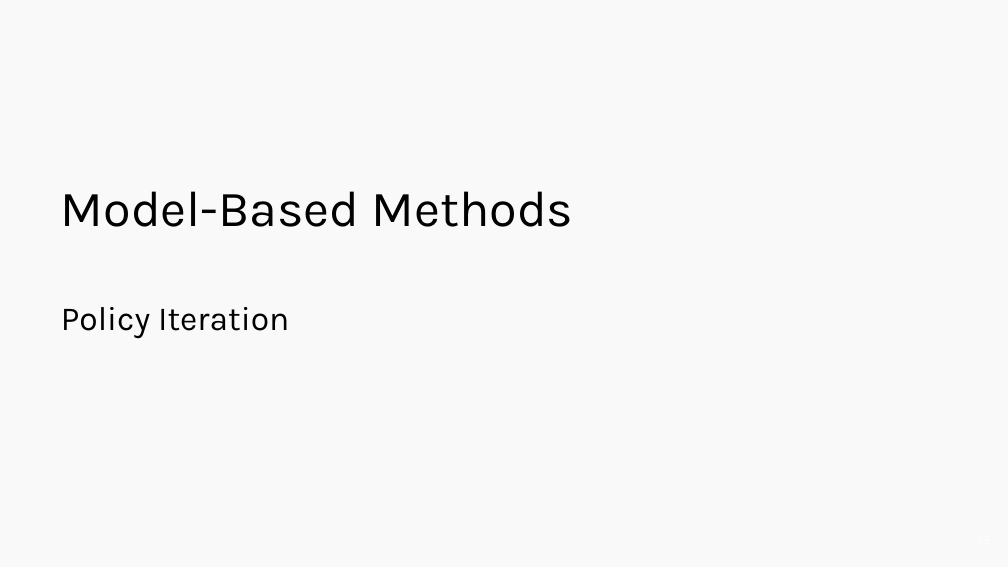
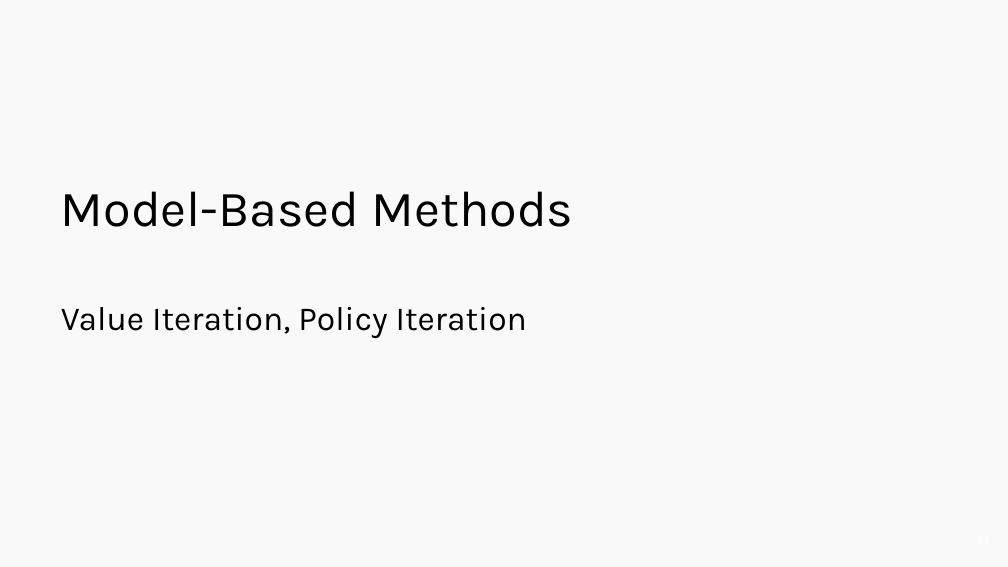
Before and after one commit to wfseaton/2020-CS109B, a slide deck: slide 51 of content/lectures/lecture20/presentation/cs109b_RL.pptx (slide 55 before the commit). Drawn at 1008x567 pixels with LibreOffice and Linux fonts; fonts in the diff are those of the drawing. Boxes give left, top, right and bottom in pixels: in the first picture for what was removed or moved away, otherwise in the second. Text is boxed around its words. In the diff, an @@ line names an element or a change of style, - is before the commit and + after.

```diff
--- a/content/lectures/lecture20/presentation/cs109b_RL.pptx
+++ b/content/lectures/lecture20/presentation/cs109b_RL.pptx
@@ title at bbox=[61, 307, 527, 339]: text changed @@
-Policy Iteration
+Value Iteration, Policy Iteration
```
Also in this commit, not shown: 5 other slides changed, 13 slides added, 7 slides removed, 21 other files.
